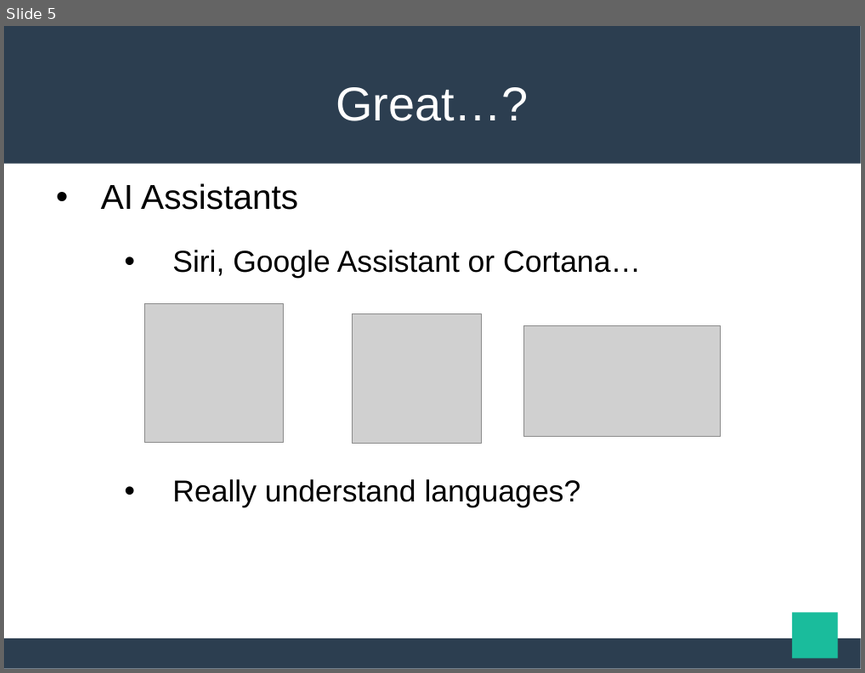
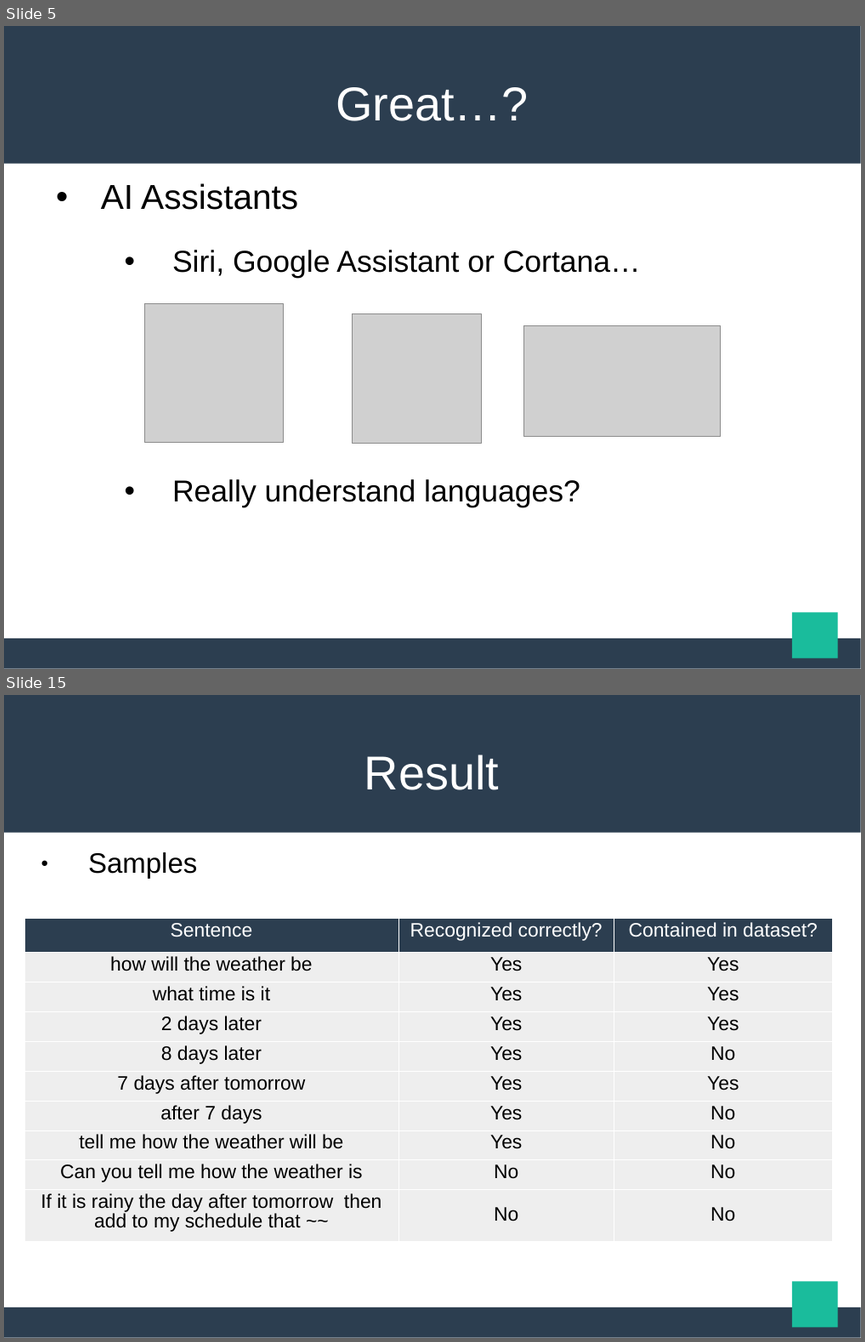
Before and after one commit to maekawatoshiki/neural-machine-translation-demo, a slide deck: NY_slide.ppt. Shown one above the other, each under a label of ours: slide 5 before the commit, slides 5 and 15 after it; the slides between them are not shown. The pictures are 865x673 and 865x1342 pixels, drawn with LibreOffice and Linux fonts; fonts in the diff are those of the drawing; grey boxes stand for pictures. Boxes give left, top, right and bottom in pixels: in the first picture for what was removed or moved away, otherwise in the second. Text is boxed around its words. In the diff, an @@ line names an element or a change of style, - is before the commit and + after.

```diff
--- a/NY_slide.ppt
+++ b/NY_slide.ppt
@@ slide 15 added at [4,695,861,1338], background #FFFFFF; not listed: 3 template elements that a slide beside it also shows @@
@@ title added at [364,755,499,790], 44 pt, text #FFFFFF @@
+Result
@@ subtitle added at [88,852,197,879], 26 pt, text #000000 @@
+● Samples
@@ table added at [24,919,833,1241], 10 rows, 3 columns @@
+Sentence | Recognized correctly? | Contained in dataset?
+how will the weather be | Yes | Yes
+what time is it | Yes | Yes
+2 days later | Yes | Yes
+8 days later | Yes | No
+7 days after tomorrow | Yes | Yes
+after 7 days | Yes | No
+tell me how the weather will be | Yes | No
+Can you tell me how the weather is | No | No
+If it is rainy the day after tomorrow then add to my schedule that ~~ | No | No
```
Also in this commit, not shown: 8 slides changed, 1 other slide added, 1 slide removed, 3 other files.
